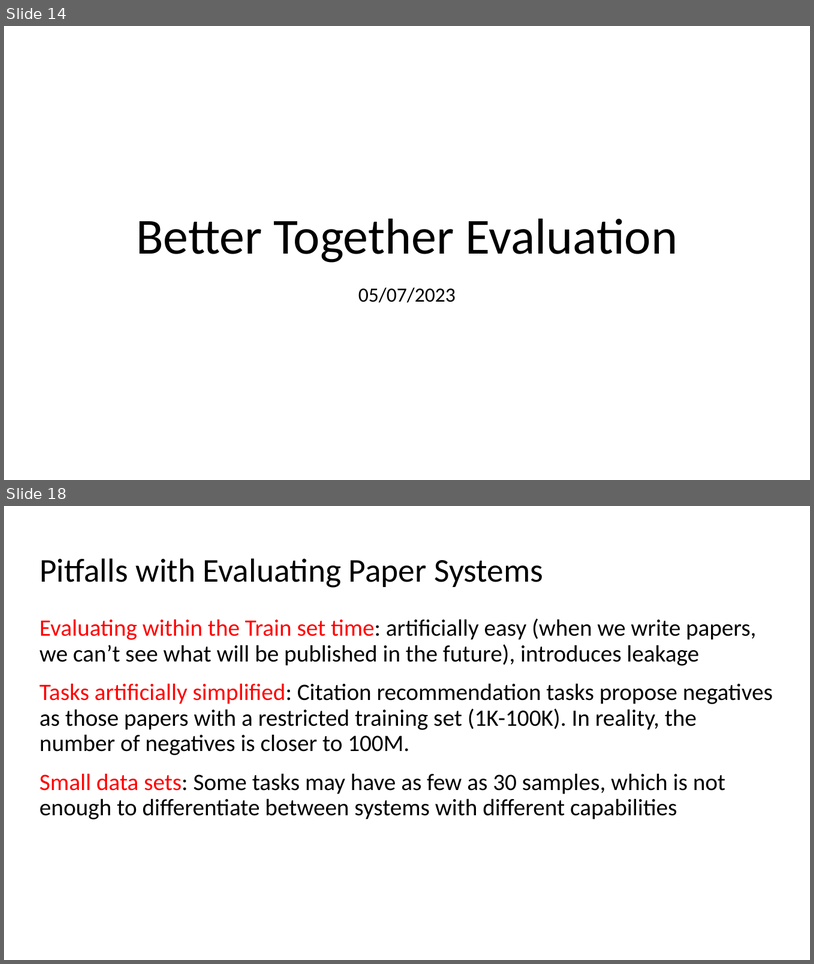
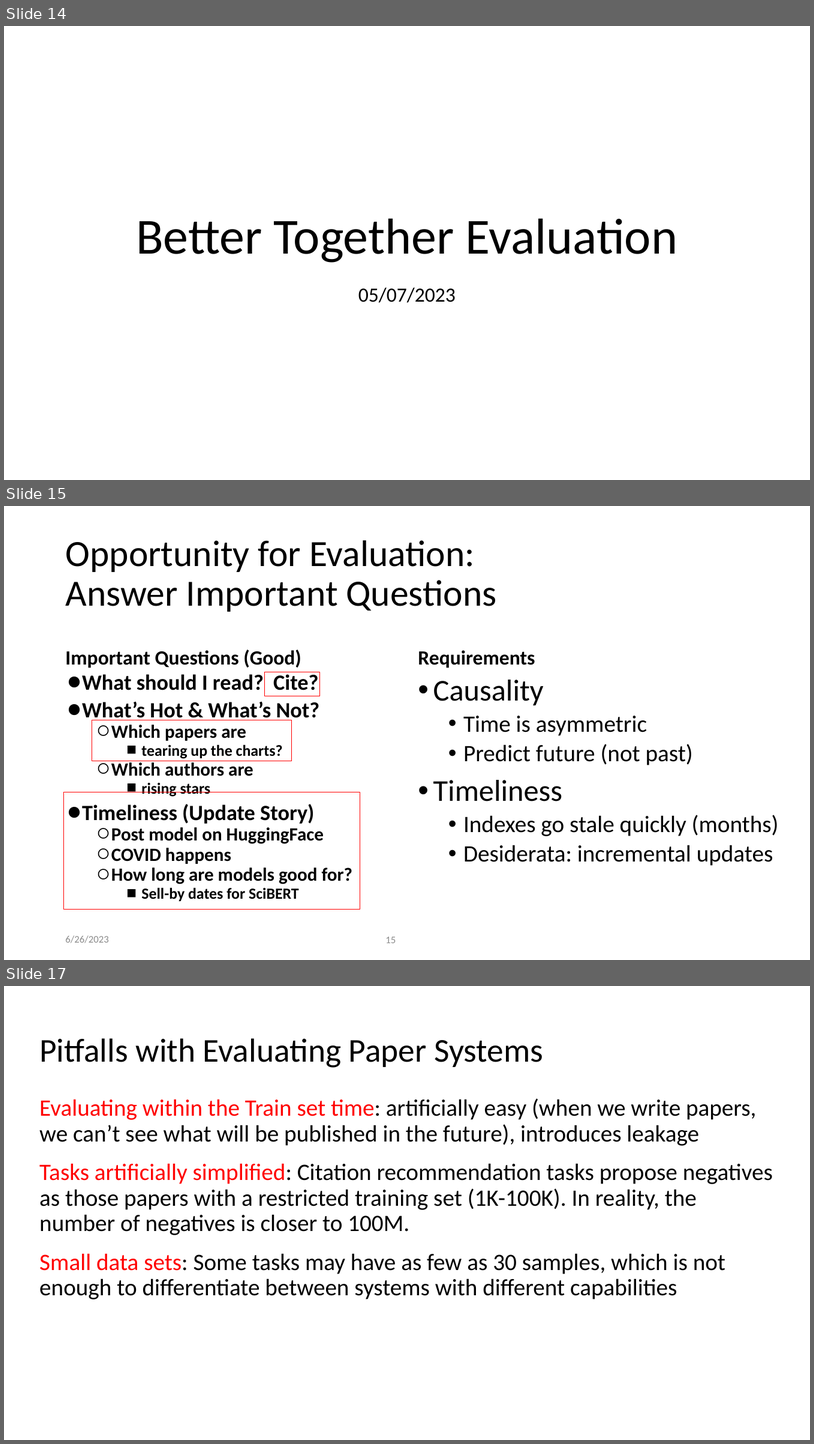
Before and after one commit to kwchurch/JSALT_Better_Together, a slide deck: slides/July5/July5_combined.pptx. Shown one above the other, each under a label of ours: slides 14 and 18 before the commit, slides 14, 15 and 17 after it; the slides between them are not shown. The pictures are 814x964 and 814x1444 pixels, drawn with LibreOffice and Linux fonts; fonts in the diff are those of the drawing. Boxes give left, top, right and bottom in pixels: in the first picture for what was removed or moved away, otherwise in the second. Text is boxed around its words. In the diff, an @@ line names an element or a change of style, - is before the commit and + after.

```diff
--- a/slides/July5/July5_combined.pptx
+++ b/slides/July5/July5_combined.pptx
@@ slide 15 added at box(4, 506, 810, 960), background #FFFFFF @@
@@ title added at box(66, 540, 497, 612), 44 pt, text #000000 @@
+Opportunity for Evaluation:
+Answer Important Questions
@@ text added at box(65, 649, 301, 668), 24 pt, text #000000, bold @@
+Important Questions (Good)
@@ text added at box(418, 650, 535, 668), 24 pt, text #000000, bold @@
+Requirements
@@ text added at box(82, 672, 353, 901), 22.2 pt, text #000000 @@
+● What should I read? Cite?
+● What’s Hot & What’s Not?
+  ○ Which papers are
+    ■ tearing up the charts?
+  ○ Which authors are
+    ■ rising stars
+● Timeliness (Update Story)
+  ○ Post model on HuggingFace
+  ○ COVID happens
+  ○ How long are models good for?
+    ■ Sell-by dates for SciBERT
@@ rectangle added at box(265, 672, 320, 696), outline #FF0000 0.75 pt @@
@@ text added at box(434, 679, 779, 865), 28 pt, text #000000 @@
+• Causality
+  • Time is asymmetric
+  • Predict future (not past)
+• Timeliness
+  • Indexes go stale quickly (months)
+  • Desiderata: incremental updates
@@ rectangle added at box(92, 720, 292, 760), outline #FF0000 0.75 pt @@
@@ rectangle added at box(64, 792, 360, 909), outline #FF0000 0.75 pt @@
@@ text added at box(65, 935, 108, 943), 12 pt, text #8C8C8C @@
+6/26/2023
@@ page number added at box(386, 936, 396, 943), 12 pt, text #8C8C8C @@
+15
@@ what was slide 18 is now slide 17 @@
```
Also in this commit, not shown: 3 slides changed, 4 other slides added, 4 slides removed, 1 other file.
